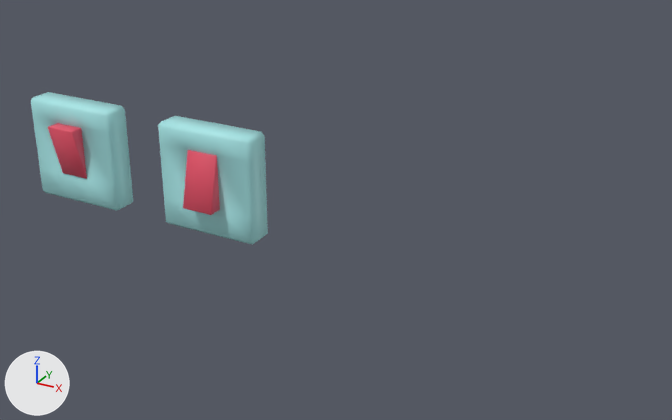
Two versions of the FBX model Assets/Environment/Toy Item/Saklar.fbx, one commit apart.
One viewpoint serves both versions: a 50 mm lens placed at (1.224, -1.412, 0.823), pointed at (0.44, 0.014, 0.11). The lights are fixed; the arrows at lower left show +X, +Y and +Z. Where no turn or scale is listed for an object, it has been applied to the vertices.

Before the edit, the objects in view are built like this:
```python
me_cube = bpy.data.meshes.new('Cube')
me_cube.from_pydata(...)  # 76 vertices, 74 faces; spans x -0.112..0.112, y -0.047..0.036, z -0.117..0.108
# faces by material slot: [48, 26]
me_cube.materials.append(mat_base)  # cyan #a7e6e7
me_cube.materials.append(mat_switch)  # red #e75269
me_cube_002 = bpy.data.meshes.new('Cube.002')
me_cube_002.from_pydata(...)  # 76 vertices, 74 faces; spans x -0.112..0.112, y -0.047..0.036, z -0.117..0.108
# faces by material slot: [48, 26]
me_cube_002.materials.append(mat_base)  # cyan #a7e6e7
me_cube_002.materials.append(mat_switch)  # red #e75269
ob_off = bpy.data.objects.new('Off', me_cube)
ob_off.location = (-0.187, -0.009, 0.127)
ob_on = bpy.data.objects.new('On', me_cube_002)
ob_on.location = (0.162, -0.009, 0.127)
```
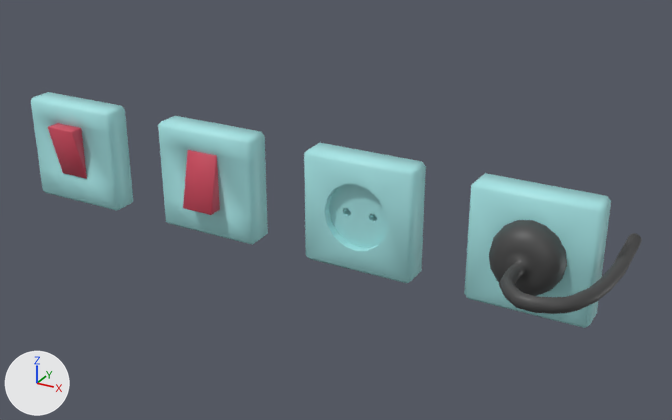
The newer file is also turned or shifted as a whole; pictures and numbers use the older file's frame.

Edits to the bpy script that builds the scene:
```text
Add mat_cable:
    mat_cable = principled_material('Cable')
    mat_cable.base_color = (0.0619, 0.0619, 0.0619)  # dark grey #464646
Add me_cube_003:
    me_cube_003.from_pydata(...)  # 155 vertices, 84 faces; spans x -0.112..0.112, y -0.018..0.036, z -0.117..0.108
    me_cube_003.materials.append(mat_base)  # cyan #a7e6e7
Add me_cube_006:
    me_cube_006.from_pydata(...)  # 459 vertices, 373 faces; spans x -0.112..0.155, y -0.125..0.189, z -0.113..0.112
    # faces by material slot: [58, 315]
    me_cube_006.materials.append(mat_base)  # cyan #a7e6e7
    me_cube_006.materials.append(mat_cable)  # dark grey #464646
Add ob_kontak:
    ob_kontak = bpy.data.objects.new('kontak', me_cube_003)
    ob_kontak.location = (0.503, -0.009, 0.127)
Add ob_kontak_terhubung:
    ob_kontak_terhubung = bpy.data.objects.new('kontak terhubung', me_cube_006)
    ob_kontak_terhubung.location = (0.832, -0.065, 0.123)
```

Pixel boxes [x1, y1, x2, y2] of what changed, in the pictures (672 x 420 px):
'kontak terhubung', added: after [464, 173, 642, 328]
    faces in mat_base (cyan #a7e6e7): [464, 173, 611, 328]
    faces in mat_cable (dark grey #464646): [489, 220, 642, 314]
'kontak', added (cyan): after [304, 143, 426, 283]
